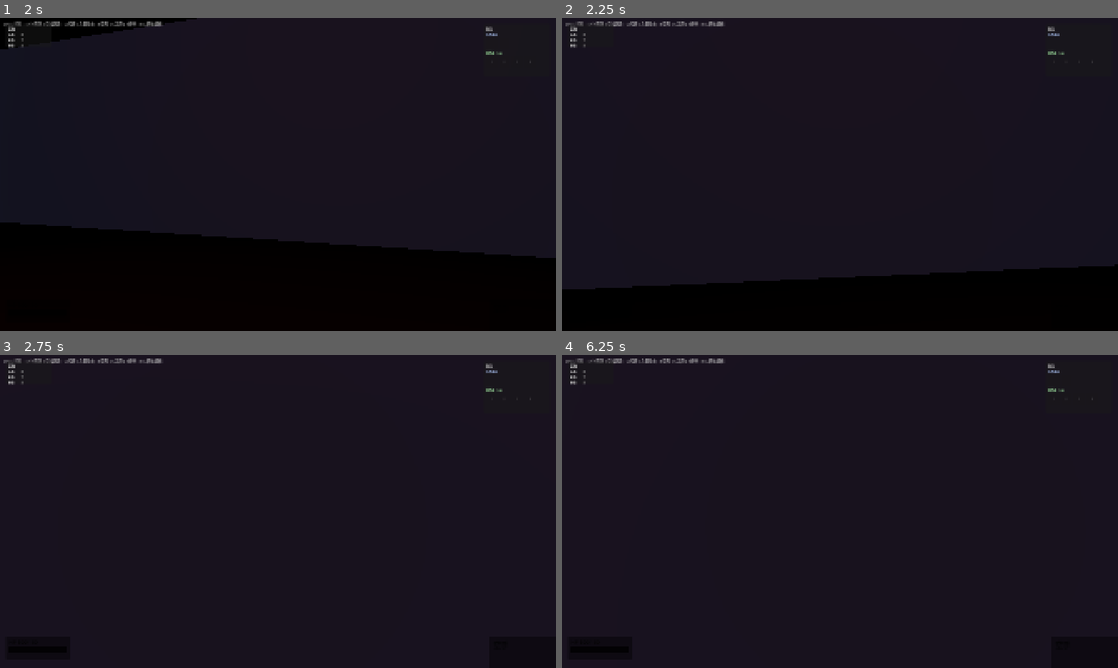
Above: before the commit, frames 1-4 (two rows, left to right).
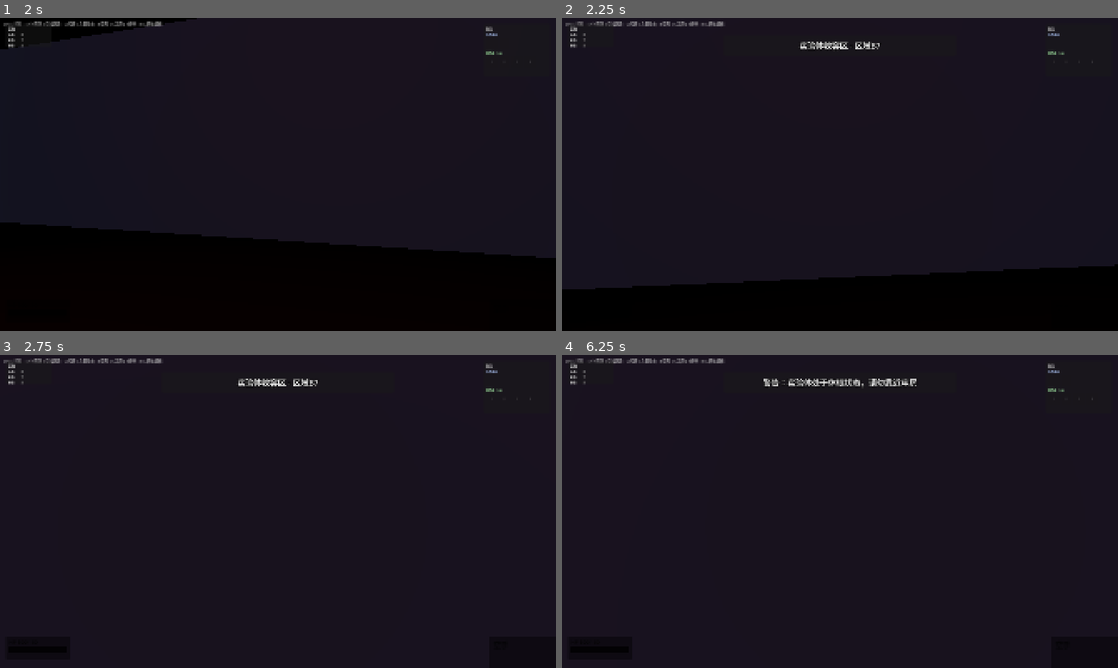
Above: after the commit, the same moments.

Repository: Potatopill98/let-s_go
Game: Godot game, scene res://scenes/level1_lab.tscn
Same seed, same stepped clock (60 frames per second), same inputs: the game is played once before the commit and once after it. This scene is started directly instead of the project's main scene.
Inputs (mouse positions are in pixels of both pictures, inside the frame that each line leads up to):
- Up to frame 1 (2 s): tap Enter at 0.5 s; move the mouse to (305, 174) at 0.52 s; hold E (interact) 0.53-1.28 s; hold W (move_forward) from 0.53 s (still down); click (305, 174) at 0.67 s; tap Space at 0.77, 1.52 s; move the mouse to (250, 174) at 1.27 s; tap Q at 1.35 s; click (250, 174) at 1.42 s
- Up to frame 2 (2.25 s): keep holding W (move_forward); move the mouse to (851, 168) at 2.02 s; tap G at 2.1 s; click (851, 168) at 2.17 s
- Up to frame 3 (2.75 s): keep holding W (move_forward)
- Up to frame 4 (6.25 s): move the mouse to (834, 517) at 2.77 s; tap 1 at 2.85 s; click (834, 517) at 2.92 s; tap Space at 3.02, 3.5, 3.77, 4.52, 5, 6.02 s; move the mouse to (878, 514) at 3.52 s; tap 2 at 3.6 s; click (878, 514) at 3.67 s; tap Enter at 4.25, 5.75 s; move the mouse to (795, 508) at 4.27 s; tap 3 at 4.35 s; click (795, 508) at 4.42 s; move the mouse to (845, 511) at 5.02 s; tap 4 at 5.1 s; click (845, 511) at 5.17 s; move the mouse to (817, 505) at 5.77 s; release W (move_forward) at 5.78 s; hold D (move_right) from 5.78 s (still down); tap F at 5.85 s; click (817, 505) at 5.92 s

Frame 1 is identical in both runs. In frame 2, 0.2% of the frame differs, in the area x 42-58%, y 7-10%; in frame 3, 0.2%; in frame 4, 0.5%, in the area x 36-64%, y 7-11%.

Commit message:
feat: 广播公告系统(屏幕顶部白色大字+黑色描边，支持队列依次播放)；第一关开场7条广播(区域信息/实验体警告/发电机/门禁权限/任务目标)；修复player.gd所有UIManager null调用；修复ui_manager PRESET_TOP_CENTER错误

Diff:
--- a/modules/player/player.gd
+++ b/modules/player/player.gd
@@ -121,7 +121,8 @@
 	if hit_stun_timer > 0.0:
 		hit_stun_timer -= delta
 	# Update UI health
-	UIManager.update_health(current_health, max_health)
+	if UIManager != null and UIManager.has_method("update_health"):
+		UIManager.update_health(current_health, max_health)
 	# Update held item UI
 	update_held_item_ui()
 	# Attack check - left click
@@ -217,7 +218,8 @@
 	current_health -= actual_damage
 	velocity += knockback
 	hit_stun_timer = hit_stun_duration
-	UIManager.flash_damage()
+	if UIManager != null:
+		UIManager.flash_damage()
 	if current_health <= 0.0:
 		current_health = 0.0
 
@@ -319,6 +321,8 @@
 	return current_held_item.has_method("set_owner_player")
 
 func update_held_item_ui() -> void:
+	if UIManager == null:
+		return
 	if current_held_item == null:
 		UIManager.update_item_ui("空手")
 		UIManager.set_crosshair_visible(false)
@@ -365,6 +369,8 @@
 	update_inventory_ui()
 
 func update_inventory_ui() -> void:
+	if UIManager == null:
+		return
 	if inventory == null:
 		return
 	# Update UI with inventory data
@@ -435,6 +441,8 @@
 	update_equipment_ui()
 
 func update_equipment_ui() -> void:
+	if UIManager == null:
+		return
 	if equipment == null:
 		return
 	var equip_list: Array = equipment.get_equipment_list()
--- a/modules/ui/ui_manager.gd
+++ b/modules/ui/ui_manager.gd
@@ -39,6 +39,14 @@
 # Toast
 var toast_label: Label = null
 var toast_timer: float = 0.0
+
+# Announcement (广播公告)
+var announcement_panel: Panel = null
+var announcement_label: Label = null
+var announcement_queue: Array = []
+var announcement_timer: float = 0.0
+var announcement_fade_timer: float = 0.0
+var announcement_active: bool = false
 
 # Equipment UI
 var equipment_panel: Panel = null
@@ -58,6 +66,7 @@
 	_create_controls_hint()
 	_create_inventory_ui()
 	_create_toast_ui()
+	_create_announcement_ui()
 	_create_equipment_ui()
 
 # ============================================================
@@ -382,7 +391,60 @@
 			toast_label.modulate.a = toast_timer / 0.5
 	else:
 		toast_label.modulate.a = 0
-
+	# Announcement system
+	_update_announcement(delta)
+
+
+# ============================================================
+# Announcement System (广播公告)
+# ============================================================
+func _create_announcement_ui() -> void:
+	announcement_panel = Panel.new()
+	announcement_panel.anchor_left = 0.5
+	announcement_panel.anchor_top = 0.0
+	announcement_panel.anchor_right = 0.5
+	announcement_panel.anchor_bottom = 0.0
+	announcement_panel.offset_left = -400
+	announcement_panel.offset_top = 60
+	announcement_panel.offset_right = 400
+	announcement_panel.offset_bottom = 130
+	announcement_panel.modulate.a = 0.0
+	announcement_panel.mouse_filter = Control.MOUSE_FILTER_IGNORE
+	add_child(announcement_panel)
+	announcement_label = Label.new()
+	announcement_label.set_anchors_preset(Control.PRESET_FULL_RECT)
+	announcement_label.horizontal_alignment = HORIZONTAL_ALIGNMENT_CENTER
+	announcement_label.vertical_alignment = VERTICAL_ALIGNMENT_CENTER
+	announcement_label.add_theme_font_size_override("font_size", 28)
+	announcement_label.add_theme_color_override("font_color", Color(1, 1, 1, 1))
+	announcement_label.add_theme_color_override("font_outline_color", Color(0, 0, 0, 1))
+	announcement_label.add_theme_constant_override("outline_size", 8)
+	announcement_panel.add_child(announcement_label)
+
+func show_announcement(text: String, duration: float = 4.0) -> void:
+	announcement_queue.append({"text": text, "duration": duration})
+	if not announcement_active:
+		_play_next_announcement()
+
+func _play_next_announcement() -> void:
+	if announcement_queue.is_empty():
+		announcement_active = false
+		announcement_panel.modulate.a = 0.0
+		return
+	announcement_active = true
+	var msg: Dictionary = announcement_queue.pop_front()
+	announcement_label.text = msg.text
+	announcement_timer = msg.duration
+	announcement_fade_timer = 0.0
+	announcement_panel.modulate.a = 0.9
+
+func _update_announcement(delta: float) -> void:
+	if not announcement_active:
+		return
+	if announcement_timer > 0:
+		announcement_timer -= delta
+		if announcement_timer <= 0:
+			_play_next_announcement()
 # ============================================================
 # Inventory UI
 # ============================================================
--- /dev/null
+++ b/scenes/level1_lab.gd
@@ -0,0 +1,27 @@
+extends Node3D
+
+## 第一关：实验体收容区
+## 游戏开始时播放广播公告序列
+
+var broadcast_timer: Timer = null
+
+func _ready() -> void:
+	# 延迟2秒后开始广播
+	broadcast_timer = Timer.new()
+	broadcast_timer.wait_time = 2.0
+	broadcast_timer.one_shot = true
+	broadcast_timer.timeout.connect(_start_broadcast)
+	add_child(broadcast_timer)
+	broadcast_timer.start()
+
+func _start_broadcast() -> void:
+	if UIManager == null:
+		return
+	# 广播序列：实验室背景信息+任务目标
+	UIManager.show_announcement("实验体收容区 - 区域B7", 4.0)
+	UIManager.show_announcement("警告：实验体处于休眠状态，请勿靠近牢房", 5.0)
+	UIManager.show_announcement("主电源离线 - 备用供电仅维持照明", 4.0)
+	UIManager.show_announcement("需要修复3台发电机恢复主供电", 4.0)
+	UIManager.show_announcement("门禁权限锁定 - 权限者：皮特博士", 4.0)
+	UIManager.show_announcement("皮特博士最后出现位置：收容区东侧", 4.0)
+	UIManager.show_announcement("目标：修复发电机 → 搜索研究员尸体 → 开启安全门", 6.0)
--- a/scenes/level1_lab.tscn
+++ b/scenes/level1_lab.tscn
@@ -10,6 +10,7 @@
 [ext_resource type="PackedScene" path="res://modules/monster/berserker.tscn" id="8_berserker"]
 [ext_resource type="PackedScene" path="res://modules/item/flashlight.tscn" id="9_flashlight"]
 [ext_resource type="Script" path="res://modules/level/navigation_region.gd" id="10_nav"]
+[ext_resource type="Script" path="res://scenes/level1_lab.gd" id="11_levelscript"]
 
 [sub_resource type="StandardMaterial3D" id="FloorMat"]
 albedo_color = Color(0.2, 0.2, 0.22, 1)
@@ -114,6 +115,7 @@
 ambient_light_energy = 0.3
 
 [node name="Level1" type="Node3D"]
+script = ExtResource("11_levelscript")
 
 [node name="DirectionalLight3D" type="DirectionalLight3D" parent="."]
 light_energy = 0.15
